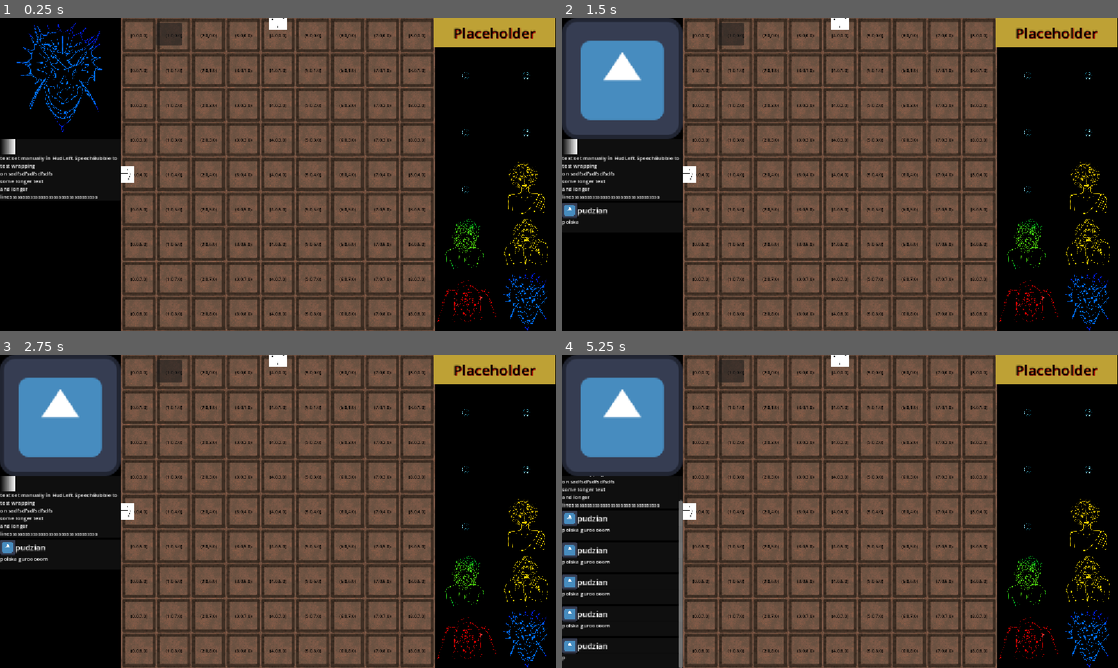
Above: before the commit, frames 1-4 (two rows, left to right).
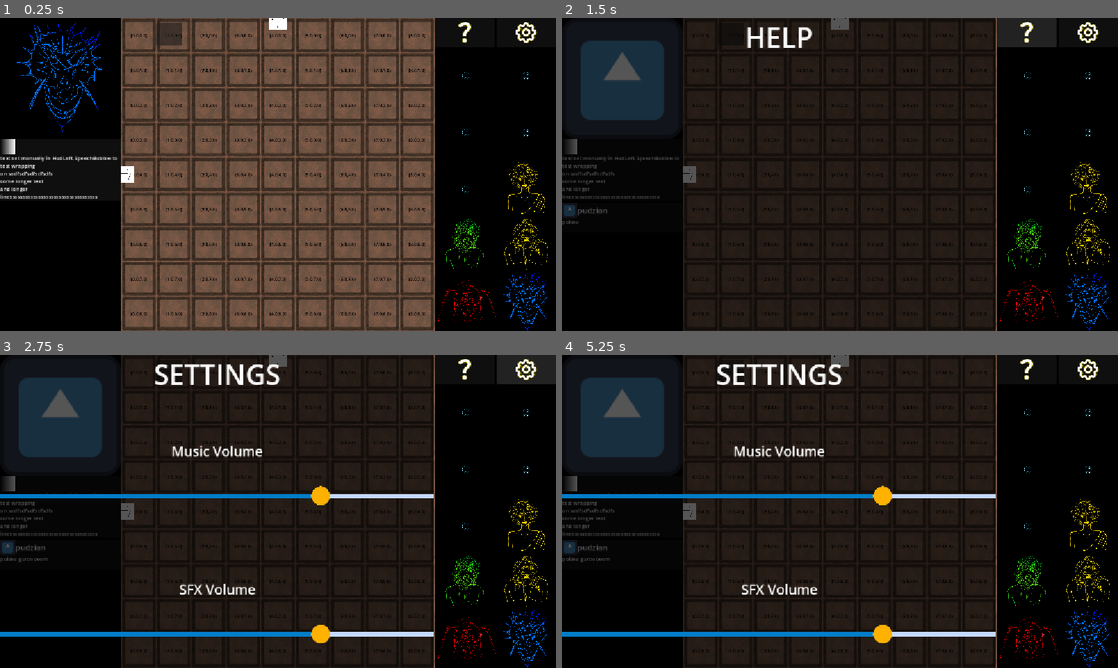
Above: after the commit, the same moments.

Repository: Wallted/ldjam-60
Game: Godot game, scene res://main.tscn
Same seed, same stepped clock (60 frames per second), same inputs: the game is played once before the commit and once after it. The engine's default icon, where the game draws it, is replaced by a stand-in: a white triangle on a blue panel in a dark square.
Inputs (mouse positions are in pixels of both pictures, inside the frame that each line leads up to):
- Up to frame 1 (0.25 s): no input
- Up to frame 2 (1.5 s): click (728, 33) at 0.5 s; click (1029, 33) at 1.27 s
- Up to frame 3 (2.75 s): click (528, 370) at 2.02 s
- Up to frame 4 (5.25 s): click (728, 370) at 2.75 s; click (728, 370) at 3.5 s; tap Enter at 4.25 s; move the mouse to (634, 408) at 4.27 s; tap R (rotate) at 4.35 s; click (634, 408) at 4.42 s; tap Space at 5 s; move the mouse to (578, 408) at 5.02 s; tap 1 (speak_1) at 5.1 s; click (578, 408) at 5.17 s

The runs differ from the first frame. In frame 1, 2.0% of the frame differs, in the area x 78-100%, y 0-10%; in frame 2, 67%; in frame 3, 68%; in frame 4, 69%, in the area x 0-100%, y 0-100%.

Commit message:
[feature] Settings and Help buttons on HUDRight

Diff:
--- a/HUD/hud.gd
+++ b/HUD/hud.gd
@@ -3,12 +3,26 @@
 
 @onready var hud_left: HUDLeft = $HUDLeft
 @onready var hud_right: HUDRight = $HUDRight
+@onready var settings_menu: Settings = $Settings
+@onready var help_menu: Help = $Help
 
 # Called when the node enters the scene tree for the first time.
 func _ready() -> void:
-	pass # Replace with function body.
-
+	settings_menu.hide()
+	help_menu.hide()
+	hud_right.settings_requested.connect(_on_settings_pressed)
+	hud_right.help_requested.connect(_on_help_pressed)
 
 # Called every frame. 'delta' is the elapsed time since the previous frame.
 func _process(_delta: float) -> void:
 	pass
+
+func _on_settings_pressed() -> void:
+	if help_menu.visible:
+		help_menu.visible = false
+	settings_menu.visible = not settings_menu.visible
+
+func _on_help_pressed() -> void:
+	if settings_menu.visible:
+		settings_menu.visible = false
+	help_menu.visible = not help_menu.visible
--- a/HUD/hud_right.gd
+++ b/HUD/hud_right.gd
@@ -1,11 +1,19 @@
 extends Control
 class_name HUDRight
+
+signal settings_requested
+signal help_requested
 
 # Called when the node enters the scene tree for the first time.
 func _ready() -> void:
 	pass # Replace with function body.
 
-
 # Called every frame. 'delta' is the elapsed time since the previous frame.
 func _process(_delta: float) -> void:
 	pass
+
+func _on_settings_pressed() -> void:
+	settings_requested.emit()
+
+func _on_help_pressed() -> void:
+	help_requested.emit()
--- a/HUD/hud_right.tscn
+++ b/HUD/hud_right.tscn
@@ -1,8 +1,10 @@
 [gd_scene format=3 uid="uid://clxaq1ltk85ul"]
 
-[ext_resource type="Script" uid="uid://csrkrtmhvwk63" path="res://HUD/hud_right.gd" id="1_t4b6d"]
+[ext_resource type="Script" uid="uid://30j2hlyt3x6d" path="res://HUD/hud_right.gd" id="1_t4b6d"]
 [ext_resource type="PackedScene" uid="uid://bwbjcj7gutp42" path="res://HUD/person.tscn" id="2_ccku2"]
+[ext_resource type="Texture2D" uid="uid://ch4n2hi5tp31n" path="res://img/help_icon.png" id="2_t8lao"]
 [ext_resource type="Resource" uid="uid://dt7h14mpkykbb" path="res://assets/persons/tourist.tres" id="3_3swto"]
+[ext_resource type="Texture2D" uid="uid://b0e3tlanop5iw" path="res://img/settings_icon.png" id="3_r5wc1"]
 [ext_resource type="Resource" uid="uid://bfv5g5akf1qre" path="res://assets/persons/archaeologist.tres" id="4_gm5x8"]
 [ext_resource type="Resource" uid="uid://87f0xxfa8wx5" path="res://assets/persons/michelangelo.tres" id="5_t8lao"]
 [ext_resource type="Resource" uid="uid://jduf3we633ex" path="res://assets/persons/celt.tres" id="6_r5wc1"]
@@ -13,14 +15,12 @@
 [ext_resource type="Resource" uid="uid://caj77fkltgd7f" path="res://assets/persons/monkey.tres" id="11_wsabk"]
 [ext_resource type="Resource" uid="uid://ceaqardhsnspr" path="res://assets/persons/elon.tres" id="12_cfq5b"]
 
-[sub_resource type="Theme" id="Theme_nkh55"]
-
 [node name="HUDRight" type="Control" unique_id=1327092940]
 layout_mode = 3
 anchors_preset = 1
 anchor_left = 1.0
 anchor_right = 1.0
-offset_left = -252.0
+offset_left = -250.0
 offset_bottom = 648.0
 grow_horizontal = 0
 script = ExtResource("1_t4b6d")
@@ -36,26 +36,29 @@
 grow_horizontal = 0
 color = Color(0, 0, 0, 1)
 
-[node name="ColorRect2" type="ColorRect" parent="." unique_id=353139870]
+[node name="HBoxContainer" type="HBoxContainer" parent="." unique_id=1021309600]
+layout_mode = 1
+anchors_preset = 1
+anchor_left = 1.0
+anchor_right = 1.0
+offset_left = -250.0
+offset_bottom = 60.0
+grow_horizontal = 0
+
+[node name="Help" type="Button" parent="HBoxContainer" unique_id=1892685807]
+layout_mode = 2
+size_flags_horizontal = 3
+icon = ExtResource("2_t8lao")
+icon_alignment = 1
+expand_icon = true
+
+[node name="Settings" type="Button" parent="HBoxContainer" unique_id=885201556]
 propagate_maximum_size = true
-layout_mode = 0
-offset_right = 250.0
-offset_bottom = 60.0
-color = Color(0.7446192, 0.62969726, 0.20624554, 1)
-
-[node name="Label" type="Label" parent="." unique_id=565338275]
-layout_mode = 0
-offset_right = 250.0
-offset_bottom = 60.0
+layout_mode = 2
 size_flags_horizontal = 3
-size_flags_vertical = 2
-theme = SubResource("Theme_nkh55")
-theme_override_colors/font_color = Color(0, 0, 0, 1)
-theme_override_colors/font_shadow_color = Color(0.7160463, 0, 0, 0.73333335)
-theme_override_font_sizes/font_size = 30
-text = "Placeholder"
-horizontal_alignment = 1
-vertical_alignment = 1
+icon = ExtResource("3_r5wc1")
+icon_alignment = 1
+expand_icon = true
 
 [node name="GridContainer" type="GridContainer" parent="." unique_id=438519031]
 layout_mode = 1
@@ -111,3 +114,6 @@
 [node name="Elon" parent="GridContainer" unique_id=995309169 instance=ExtResource("2_ccku2")]
 layout_mode = 2
 resource = ExtResource("12_cfq5b")
+
+[connection signal="pressed" from="HBoxContainer/Help" to="." method="_on_help_pressed"]
+[connection signal="pressed" from="HBoxContainer/Settings" to="." method="_on_settings_pressed"]
--- /dev/null
+++ b/help.gd
@@ -0,0 +1,10 @@
+extends Control
+class_name Help
+
+# Called when the node enters the scene tree for the first time.
+func _ready() -> void:
+	pass
+
+# Called every frame. 'delta' is the elapsed time since the previous frame.
+func _process(delta: float) -> void:
+	pass
--- /dev/null
+++ b/help.tscn
@@ -0,0 +1,25 @@
+[gd_scene format=3 uid="uid://bkkrnwmeyogai"]
+
+[ext_resource type="Script" uid="uid://dw3o44unjrup4" path="res://help.gd" id="1_e3oed"]
+
+[node name="Help" type="Control" unique_id=2005726561]
+layout_mode = 3
+anchors_preset = 0
+offset_right = 40.0
+offset_bottom = 40.0
+script = ExtResource("1_e3oed")
+
+[node name="HelpBackground" type="ColorRect" parent="." unique_id=1368744737]
+layout_mode = 0
+offset_right = 900.0
+offset_bottom = 648.0
+color = Color(0, 0, 0, 0.6666667)
+
+[node name="HelpText" type="Label" parent="." unique_id=1743152793]
+layout_mode = 1
+offset_right = 900.0
+offset_bottom = 80.0
+theme_override_font_sizes/font_size = 57
+text = "HELP"
+horizontal_alignment = 1
+vertical_alignment = 1
--- a/main.tscn
+++ b/main.tscn
@@ -4,8 +4,10 @@
 [ext_resource type="Script" uid="uid://c2maoiq75ypwp" path="res://HUD/hud.gd" id="3_lquwl"]
 [ext_resource type="PackedScene" uid="uid://dpb5tvih7c5xv" path="res://HUD/hud_left.tscn" id="4_7mycd"]
 [ext_resource type="PackedScene" uid="uid://clxaq1ltk85ul" path="res://HUD/hud_right.tscn" id="5_272bh"]
+[ext_resource type="PackedScene" uid="uid://bc43y4cvy2853" path="res://settings.tscn" id="5_efxa6"]
 [ext_resource type="PackedScene" uid="uid://cl1vkv2b6kioq" path="res://path_segments/path_segment.tscn" id="5_lquwl"]
 [ext_resource type="Script" uid="uid://uxsywj5kk4up" path="res://main_audio_stream.gd" id="6_272bh"]
+[ext_resource type="PackedScene" uid="uid://bkkrnwmeyogai" path="res://help.tscn" id="6_dg77c"]
 [ext_resource type="Script" uid="uid://dkcfc85dw6qoi" path="res://dialog_stream.gd" id="7_5vw27"]
 [ext_resource type="AudioStream" uid="uid://nh0rhmc40k6e" path="res://assets/audio/turists memory dialog.ogg" id="7_kek77"]
 [ext_resource type="AudioStream" uid="uid://bh3yy3hbm1um" path="res://assets/audio/mumblephone.wav" id="8_4c57u"]
@@ -43,6 +45,12 @@
 layout_mode = 1
 mouse_filter = 1
 
+[node name="Settings" parent="CanvasLayer/HUD" unique_id=272828926 instance=ExtResource("5_efxa6")]
+layout_mode = 0
+
+[node name="Help" parent="CanvasLayer/HUD" unique_id=2005726561 instance=ExtResource("6_dg77c")]
+layout_mode = 0
+
 [node name="PathSegmentHeadMasterWorkaroundAnimatorSingleton" parent="." unique_id=178939412 instance=ExtResource("5_lquwl")]
 visible = false
 is_the_head_master_workaround_animator_singleton = true
--- /dev/null
+++ b/settings.gd
@@ -0,0 +1,10 @@
+extends Control
+class_name Settings
+
+# Called when the node enters the scene tree for the first time.
+func _ready() -> void:
+	pass
+
+# Called every frame. 'delta' is the elapsed time since the previous frame.
+func _process(delta: float) -> void:
+	pass
--- /dev/null
+++ b/settings.tscn
@@ -0,0 +1,86 @@
+[gd_scene format=3 uid="uid://bc43y4cvy2853"]
+
+[ext_resource type="Script" uid="uid://dcqgxm8e11bve" path="res://settings.gd" id="1_x2hje"]
+[ext_resource type="Texture2D" uid="uid://djx4hmtscdhkd" path="res://img/slider_grabber_idle.png" id="2_3ykye"]
+[ext_resource type="Texture2D" uid="uid://qe6bg5d8hror" path="res://img/slider_grabber_highligt.png" id="3_gc0em"]
+
+[sub_resource type="StyleBoxLine" id="StyleBoxLine_3ykye"]
+color = Color(0.7742554, 0.8500151, 1, 1)
+grow_begin = 0.0
+grow_end = 0.0
+thickness = 10
+
+[sub_resource type="StyleBoxFlat" id="StyleBoxFlat_gc0em"]
+bg_color = Color(0.010034395, 0.49031687, 0.78713644, 1)
+
+[sub_resource type="StyleBoxFlat" id="StyleBoxFlat_cj1lu"]
+bg_color = Color(0.9745819, 0.32712126, 0.5576293, 1)
+
+[node name="Settings" type="Control" unique_id=272828926]
+layout_mode = 3
+anchors_preset = 0
+offset_right = 900.0
+offset_bottom = 648.0
+script = ExtResource("1_x2hje")
+
+[node name="SettingsBackground" type="ColorRect" parent="." unique_id=482692681]
+layout_mode = 0
+offset_right = 900.0
+offset_bottom = 648.0
+color = Color(0, 0, 0, 0.6666667)
+
+[node name="SettingsText" type="Label" parent="." unique_id=1935010356]
+layout_mode = 0
+offset_right = 900.0
+offset_bottom = 80.0
+size_flags_vertical = 2
+theme_override_font_sizes/font_size = 57
+text = "SETTINGS"
+horizontal_alignment = 1
+vertical_alignment = 1
+
+[node name="Sliders" type="VBoxContainer" parent="." unique_id=1727258286]
+layout_mode = 1
+anchors_preset = 2
+anchor_top = 1.0
+anchor_bottom = 1.0
+offset_top = -568.0
+offset_right = 900.0
+grow_vertical = 0
+
+[node name="MusicVolumeText" type="Label" parent="Sliders" unique_id=1680741526]
+layout_mode = 2
+size_flags_vertical = 3
+theme_override_font_sizes/font_size = 28
+text = "Music Volume"
+horizontal_alignment = 1
+vertical_alignment = 2
+
+[node name="MusicVolumeSlider" type="HSlider" parent="Sliders" unique_id=1630918261]
+layout_mode = 2
+size_flags_vertical = 3
+theme_override_icons/grabber = ExtResource("2_3ykye")
+theme_override_icons/grabber_highlight = ExtResource("3_gc0em")
+theme_override_styles/slider = SubResource("StyleBoxLine_3ykye")
+theme_override_styles/grabber_area = SubResource("StyleBoxFlat_gc0em")
+theme_override_styles/grabber_area_highlight = SubResource("StyleBoxFlat_cj1lu")
+value = 75.0
+
+[node name="SFXVolumeText" type="Label" parent="Sliders" unique_id=1962118951]
+layout_mode = 2
+size_flags_vertical = 3
+theme_override_font_sizes/font_size = 28
+text = "SFX Volume"
+horizontal_alignment = 1
+vertical_alignment = 2
+
+[node name="SFXVolumeSlider" type="HSlider" parent="Sliders" unique_id=2076676162]
+layout_mode = 2
+size_flags_vertical = 3
+theme_override_icons/grabber = ExtResource("2_3ykye")
+theme_override_icons/grabber_highlight = ExtResource("3_gc0em")
+theme_override_styles/slider = SubResource("StyleBoxLine_3ykye")
+theme_override_styles/grabber_area = SubResource("StyleBoxFlat_gc0em")
+theme_override_styles/grabber_area_highlight = SubResource("StyleBoxFlat_cj1lu")
+value = 75.0
+metadata/_edit_group_ = true
Not shown, added: help.gd.uid
Binary file added: img/help_icon.png
Not shown, added: img/help_icon.png.import
Binary file added: img/settings_icon.png
Not shown, added: img/settings_icon.png.import
Binary file added: img/slider_grabber_highligt.png
Not shown, added: img/slider_grabber_highligt.png.import
Binary file added: img/slider_grabber_idle.png
Not shown, added: img/slider_grabber_idle.png.import
Not shown, added: settings.gd.uid
